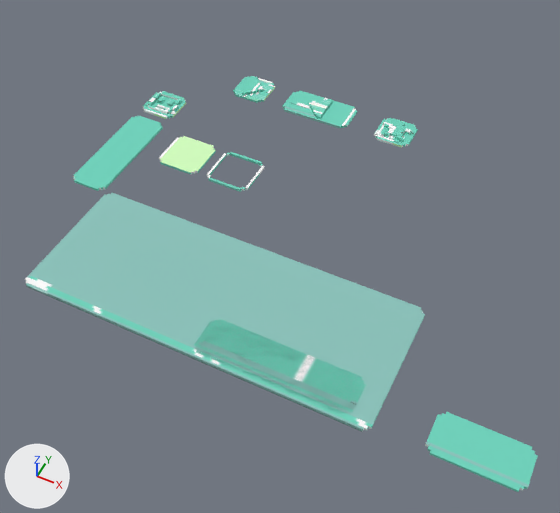
The COLLADA model assets/object/UI_elements/UI_elements.dae, before and after one commit.
Both versions are drawn from a camera (50 mm lens) standing at (0.0136, -0.022, 0.0205) and looking at (0.0049, -0.0044, -0.0014). The lights are fixed; the arrows at lower left show +X, +Y and +Z.

Objects in the first picture: 'active_object', 'button_back', 'button_blank_leftright', 'button_blank_leftright_longer', 'button_blank_topbottom', 'button_character', 'button_objectmenu', 'button_select', 'object_detail_background', 'selected_object'.
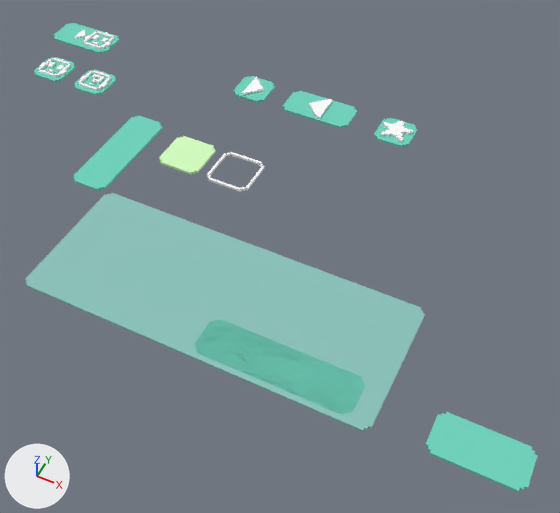
Diff of the bpy script that builds the scene:
```diff
--- a/assets/object/UI_elements/UI_elements.dae.py
+++ b/assets/object/UI_elements/UI_elements.dae.py
@@ me_button_select @@
 me_button_select.from_pydata(...)  # 134 vertices, 264 faces; spans x -0.0015..0.0015, y -0.00075..0.00075, z -0.00015..0.00005
+# me_button_select part 1: texture (UV) coordinates of 252 of 264 faces, centred in x -0.0015..0.0015, y -0.00075..0.00075, z -0.00015..0.00005, changed; they spanned u 0.0..1.0, v 0.2..0.63 and now span u 0.0..1.0, v 0.2..0.68
 me_button_select.materials.append(mat_ui_elements_material)
@@ me_button_character @@
 me_button_character.from_pydata(...)  # 150 vertices, 304 faces; spans x -0.00075..0.00075, y -0.00075..0.00075, z -0.00015..0.00005
+# me_button_character part 2: texture (UV) coordinates of 304 of 304 faces, centred in x -0.00075..0.00075, y -0.00075..0.00075, z -0.00015..0.00005, changed; they spanned u 0.0..1.0, v 0.27..0.64 and now span u 0.0..1.0, v 0.27..0.71
 me_button_character.materials.append(mat_ui_elements_material)
@@ me_object_detail_background @@
 me_object_detail_background.from_pydata(...)  # 56 vertices, 104 faces; spans x -0.0064..0.0064, y -0.00255..0.00255, z -0.00005..0.00005
+# me_object_detail_background part 3: texture (UV) coordinates of 98 of 104 faces, centred in x -0.0064..0.0064, y -0.00255..0.00255, z -0.00005..0.00005, changed; they spanned u 0.0..1.0, v 0.0..0.63 and now span u 0.0..1.0, v 0.0..0.71
 me_object_detail_background.materials.append(mat_ui_elements_material)
@@ me_button_objectmenu @@
 me_button_objectmenu.from_pydata(...)  # 180 vertices, 356 faces; spans x -0.00075..0.00075, y -0.00075..0.00075, z -0.00015..0.00005
+# me_button_objectmenu part 4: texture (UV) coordinates of 356 of 356 faces, centred in x -0.00075..0.00075, y -0.00075..0.00075, z -0.00015..0.00005, changed; they spanned u 0.03..0.99, v 0.27..0.63 and now span u 0.0..1.0, v 0.27..0.72
 me_button_objectmenu.materials.append(mat_ui_elements_material)
@@ me_selected_object @@
 me_selected_object.from_pydata(...)  # 48 vertices, 96 faces; spans x -0.0009..0.0009, y -0.0009..0.0009, z -0.00005..0.00005
+# me_selected_object part 5: texture (UV) coordinates of 96 of 96 faces, centred in x -0.0009..0.0009, y -0.0009..0.0009, z -0.00005..0.00005, changed; they spanned u 0.07..1.0, v 0.2..0.63 and now span u 0.0..1.0, v 0.2..0.72
 me_selected_object.materials.append(mat_ui_elements_material)
@@ me_button_blank_leftright_longer @@
 me_button_blank_leftright_longer.from_pydata(...)  # 64 vertices, 121 faces; spans x -0.00275..0.00275, y -0.00075..0.00075, z -0.00015..-0.00005
+# me_button_blank_leftright_longer part 6: texture (UV) coordinates of 121 of 121 faces, centred in x -0.00275..0.00275, y -0.00075..0.00075, z -0.00015..-0.00005, changed; they spanned u 0.0..1.0, v 0.27..0.62 and now span u 0.0..0.99, v 0.27..0.7
 me_button_blank_leftright_longer.materials.append(mat_ui_elements_material)
@@ ob_button_character @@
 ob_button_character = bpy.data.objects.new('button_character', me_button_character)
-ob_button_character.location = (-0.00285, -0.00005, 0.00015)
+ob_button_character.location = (-0.00865, -0.00005, 0.00015)
@@ ob_button_randomcharacterget @@
+ob_button_randomcharacterget = bpy.data.objects.new('button_randomCharacterGet', me_button_randomcharacterget)  # 190 vertices, 384 faces; spans x -0.0015..0.0015, y -0.00075..0.00075, z -0.00015..0.00005; in mat_ui_elements_material (picture img_ui_elements_png)
+ob_button_randomcharacterget.location = (-0.0089, 0.00265, 0.00015)
@@ ob_button_character_1 @@
+ob_button_character_1 = bpy.data.objects.new('button_character_1', me_button_character_1)  # 166 vertices, 336 faces; spans x -0.00075..0.00075, y -0.00075..0.00075, z -0.00015..0.00005; in mat_ui_elements_material (picture img_ui_elements_png)
+ob_button_character_1.location = (-0.00645, -0.00005, 0.00015)
```

Changed parts and their boxes (x1, y1, x2, y2) in the pictures (560 x 513 px):
'button_character', surface changed, moved
    before: (143, 91, 187, 119)
    after: (34, 57, 76, 82)
'button_randomCharacterGet', added
    after: (53, 23, 119, 54)
'button_character_1', added
    after: (74, 70, 117, 96)
part 1 of me_button_select, surface changed
    both: (282, 91, 357, 129)
part 3 of me_object_detail_background, surface changed
    both: (25, 193, 425, 432)
part 4 of me_button_objectmenu, surface changed
    both: (374, 118, 418, 148)
part 5 of me_selected_object, surface changed (cyan to white)
    both: (207, 152, 264, 192)
part 6 of me_button_blank_leftright_longer, surface changed
    both: (194, 319, 366, 415)
